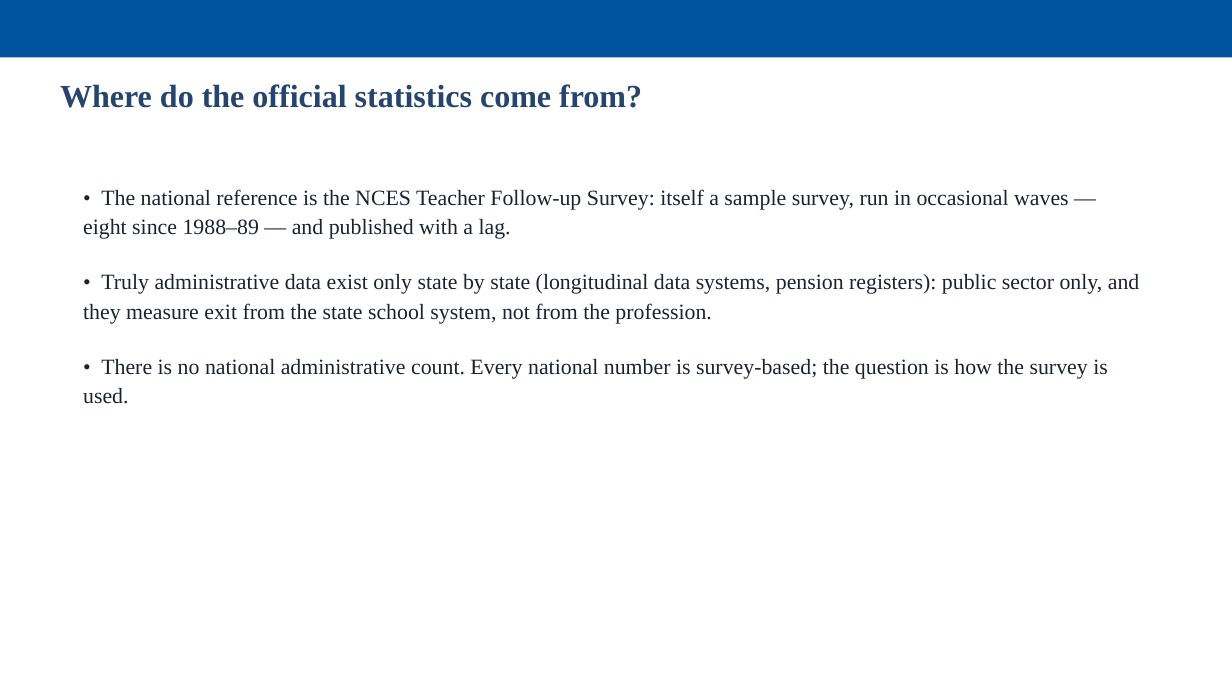
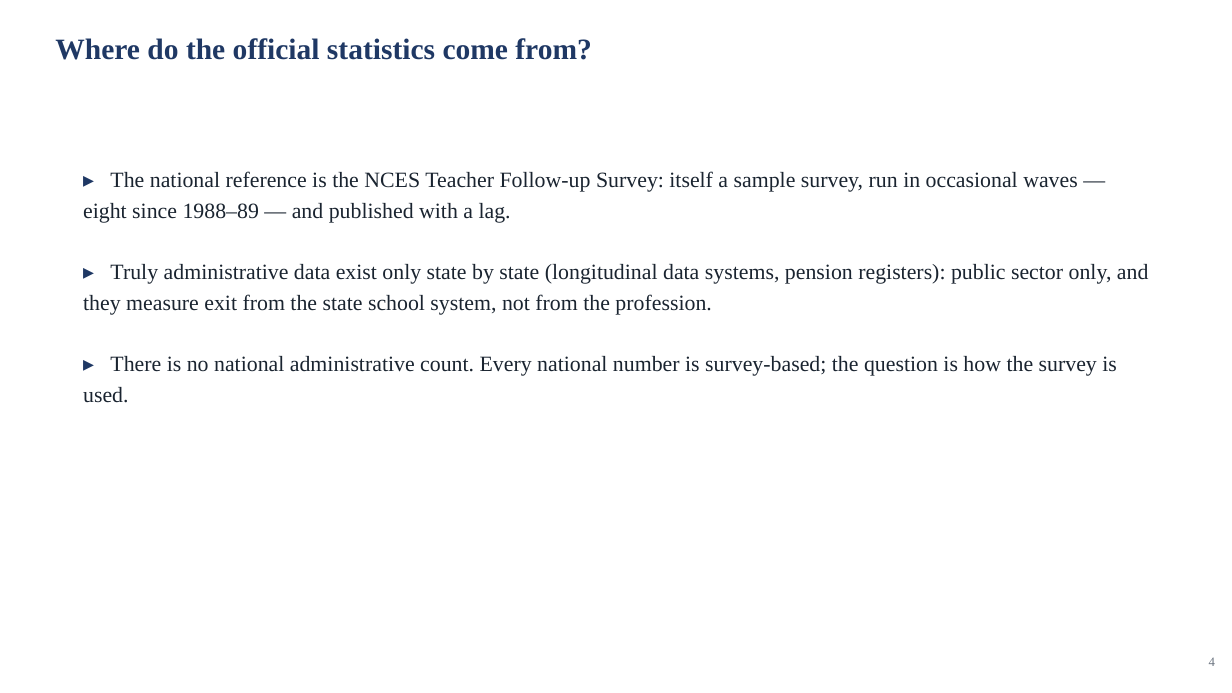
Before and after one commit to jedr1-ship-it/Alternative-Pathways----Quant, a slide deck: slide 4 of report/data_cluster/Proyect_US_cluster.pptx. Drawn at 1232x693 pixels with LibreOffice and Linux fonts; fonts in the diff are those of the drawing. Boxes give left, top, right and bottom in pixels: in the first picture for what was removed or moved away, otherwise in the second. Text is boxed around its words. In the diff, an @@ line names an element or a change of style, - is before the commit and + after.

```diff
--- a/report/data_cluster/Proyect_US_cluster.pptx
+++ b/report/data_cluster/Proyect_US_cluster.pptx
@@ rectangle removed at box(0, 0, 1232, 57) @@
@@ text "Where do the official statistics ...": place and size @@
-text "Where do the official statistics ..." at box(60, 84, 642, 108)
+text "Where do the official statistics ..." at box(55, 38, 591, 60)
@@ text "Where do the official statistics ..." at box(55, 38, 591, 60): size 25 to 23 pt, text colour #26456E to #1F3864 @@
@@ text at box(83, 171, 1149, 403): text changed @@
-• The national reference is the NCES Teacher Follow-up Survey: itself a sample survey, run in occasional waves — eight since 1988–89 — and published with a lag.
-• Truly administrative data exist only state by state (longitudinal data systems, pension registers): public sector only, and they measure exit from the state school system, not from the profession.
-• There is no national administrative count. Every national number is survey-based; the question is how the survey is used.
+▸ The national reference is the NCES Teacher Follow-up Survey: itself a sample survey, run in occasional waves — eight since 1988–89 — and published with a lag.
+▸ Truly administrative data exist only state by state (longitudinal data systems, pension registers): public sector only, and they measure exit from the state school system, not from the profession.
+▸ There is no national administrative count. Every national number is survey-based; the question is how the survey is used.
@@ text added at box(1209, 658, 1215, 666), 10 pt, text #6B7480 @@
+4
```
Also in this commit, not shown: 36 other slides changed, 2 slides added, 1 slide removed, 7 other files.
